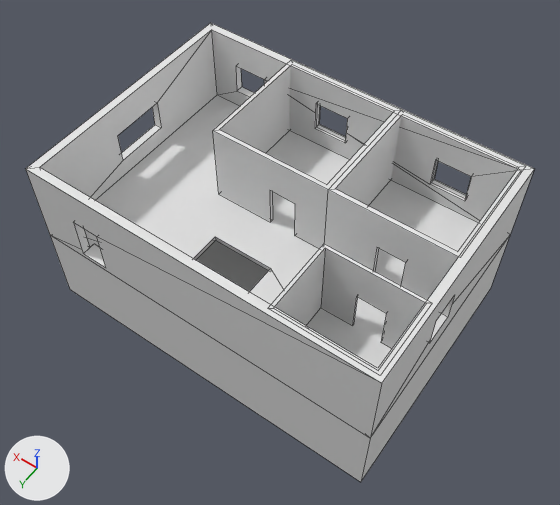
The Blender file house.blend as it was, and as the next commit left it.
Rendered twice from a 50 mm camera at (-32.1, 45.0, 62.2) aimed at (-0.9, 1.3, -6.5). Every picture has the same lights, and +X, +Y and +Z are marked at lower left. Mesh edges are drawn as thin lines.

Script lines for the objects in view, before the commit:
```python
me_cube_001 = bpy.data.meshes.new('Cube.001')
me_cube_001.from_pydata(...)  # 85 vertices, 54 faces; spans x -1.0..1.0, y -1.0..1.0, z -1.0..1.0
me_cube_001.materials.append(mat_material_001)  # white #e7e7e7
me_cube_002 = bpy.data.meshes.new('Cube.002')
me_cube_002.from_pydata(...)  # 32 vertices, 22 faces; spans x -1.0..1.0, y -1.0..1.0, z -1.0..1.0
me_cube_003 = bpy.data.meshes.new('Cube.003')
me_cube_003.from_pydata(...)  # 34 vertices, 22 faces; spans x -1.0..1.0, y -1.0..1.0, z -1.0..1.0
me_cube_004 = bpy.data.meshes.new('Cube.004')
me_cube_004.from_pydata(...)  # 24 vertices, 16 faces; spans x -1.0..1.0, y -1.0..1.0, z -1.0..1.0
me_cube_005 = bpy.data.meshes.new('Cube.005')
me_cube_005.from_pydata(...)  # 16 vertices, 12 faces; spans x -1.0..1.0, y -1.0..1.0, z -1.0..1.0
me_cube_005.materials.append(mat_material_001)  # white #e7e7e7
# before: 0 (0.95, 0.93, -0.88), 1 (0.95, -0.93, -0.88), 2 (-0.95, 0.93, -0.88), 3 (-0.95, -0.93, -0.88), 5 (1.0, 1.0, -1.0) at pixel (69, 289)
# before: 7 (1.0, -1.0, -1.0), 9 (-1.0, 1.0, -1.0) at pixel (360, 482), 11 (-1.0, -1.0, -1.0) at pixel (490, 289)
ob_cube_001 = bpy.data.objects.new('Cube.001', me_cube_001)
ob_cube_001.location = (0.0, 0.0, 0.0)
ob_cube_001.scale = (21.0, 15.0, 5.3)
ob_cube_002 = bpy.data.objects.new('Cube.002', me_cube_002)
ob_cube_002.location = (-12.9, -7.6, 0.3)
ob_cube_002.scale = (7.3, 7.2, 4.98)
ob_cube_003 = bpy.data.objects.new('Cube.003', me_cube_003)
ob_cube_003.location = (1.7, -7.6, 0.3)
ob_cube_003.scale = (7.3, 7.2, 4.98)
ob_cube_004 = bpy.data.objects.new('Cube.004', me_cube_004)
ob_cube_004.location = (-14.8, 10.0, 0.3)
ob_cube_004.scale = (5.76, 4.46, 4.98)
ob_cube_005 = bpy.data.objects.new('Cube.005', me_cube_005)
ob_cube_005.location = (0.0, 0.0, -10.5)
ob_cube_005.scale = (21.0, 15.0, 5.3)
```
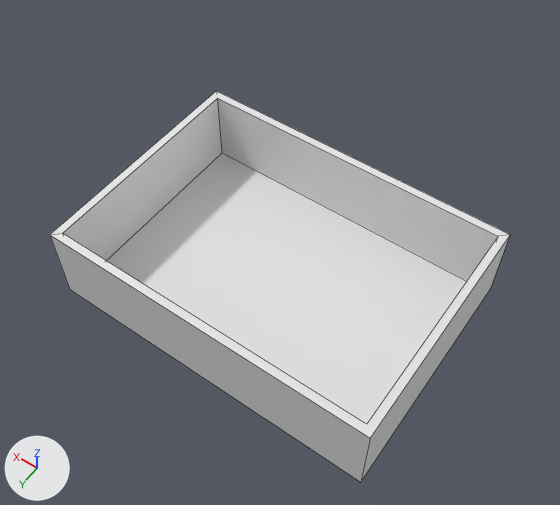
What changed in the scene script:
```text
Change me_cube_001:
    used by ob_cube_001; location = (0.0, 0.0, 0.0); scale = (21.0, 15.0, 5.3)
    remove me_cube_001.from_pydata(...)  # 85 vertices, 54 faces; spans x -1.0..1.0, y -1.0..1.0, z -1.0..1.0
    add me_cube_001.from_pydata(...)  # 77 vertices, 45 faces; spans x -1.0..1.0, y -1.0..1.0, z -1.0..1.0
    me_cube_001 part 1
    8 vertices are removed from x -0.1..0.26, y 0.32..0.68, z -1.0..-0.88
    9 faces are deleted
Change me_cube_005:
    where me_cube_005.from_pydata(...)  # 16 vertices, 12 faces; spans x -1.0..1.0, y -1.0..1.0, z -1.0..1.0
    used by ob_cube_005; location = (0.0, 0.0, -10.5); scale = (21.0, 15.0, 5.3)
    verts and faces of me_cube_005; kept vertices keep their numbers, new ones are numbered from 16
    me_cube_005 part 2
    add delete_faces([(0, 2, 3, 1), (5, 7, 11, 9)])
Add me_cube_007:
    me_cube_007.from_pydata([(0.95, 0.93, -0.88), (0.95, -0.93, -0.88), (-0.95, 0.93, -0.88), (-0.95, -0.93, -0.88), (1.0, 1.0, -1.0), (1.0, -1.0, -1.0), (-1.0, 1.0, -1.0), (-1.0, -1.0, -1.0)], [], [(2, 3, 1, 0), (6, 4, 5, 7)])
    me_cube_007.materials.append(mat_material_001)  # white #e7e7e7
Change ob_cube_001:
    add ob_cube_001.hide_set(True)
Change ob_cube_002:
    add ob_cube_002.hide_set(True)
Change ob_cube_003:
    add ob_cube_003.hide_set(True)
Change ob_cube_004:
    add ob_cube_004.hide_set(True)
Add ob_cube_007:
    ob_cube_007 = bpy.data.objects.new('Cube.007', me_cube_007)
    ob_cube_007.location = (0.0, 0.0, -10.5)
    ob_cube_007.scale = (21.0, 15.0, 5.3)
```

What differs and where, as boxes [x1, y1, x2, y2] in the pictures (560 x 505 px):
'Cube.001', hidden
    before: [26, 23, 534, 438]
'Cube.005', reshaped
    before: [50, 235, 510, 482]
    after: [50, 91, 510, 482]
'Cube.007', added
    after: [107, 153, 467, 424]
'Cube.003', hidden
    before: [213, 64, 397, 249]
'Cube.002', hidden
    before: [324, 114, 521, 300]
'Cube.004', hidden
    before: [271, 244, 427, 349]
part 1 of me_cube_001, deleted
    before: [84, 95, 478, 368]
part 2 of me_cube_005, deleted
    before: [196, 240, 268, 292]
